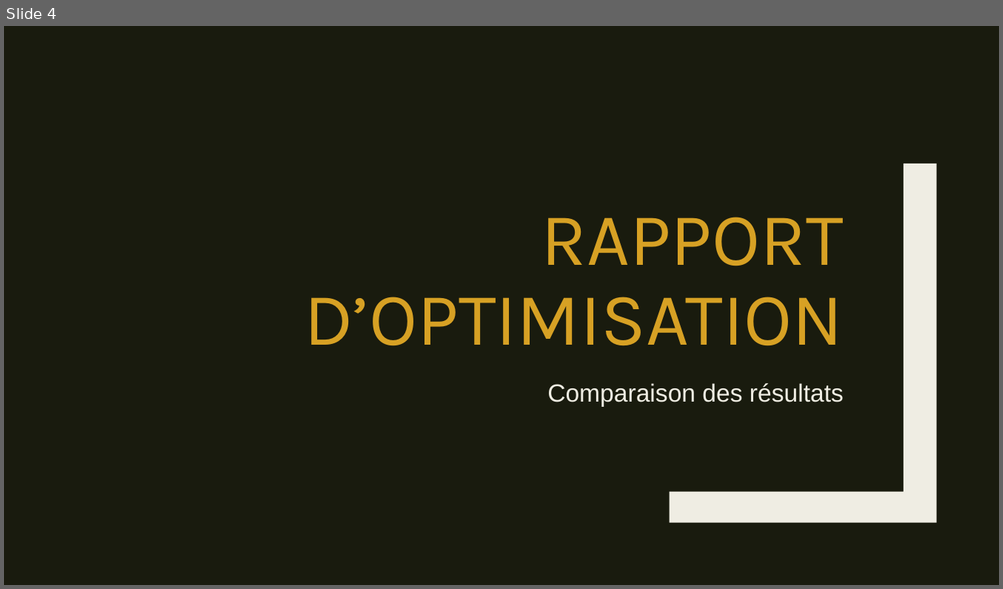
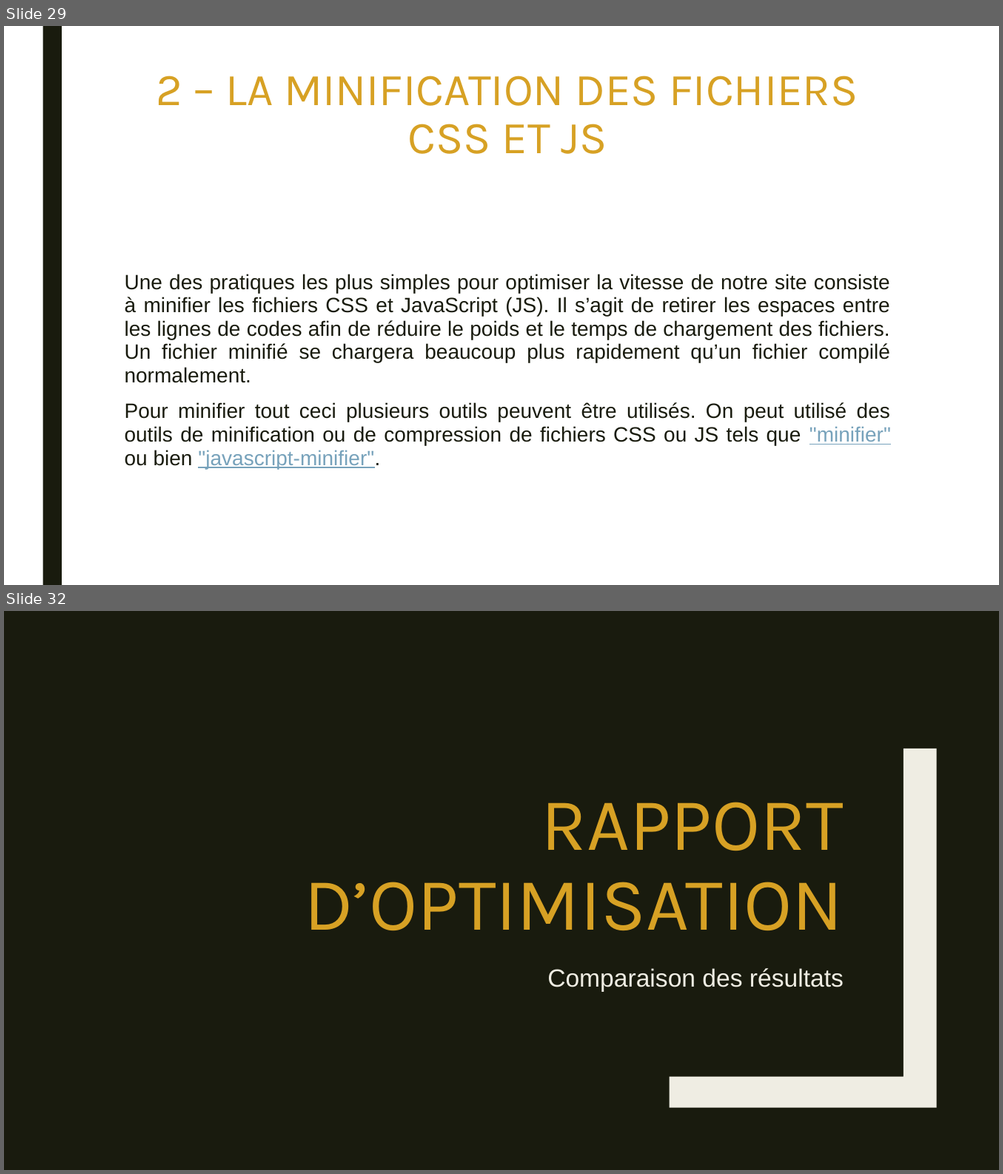
Before and after one commit to Amine-Be/Projet-4, a slide deck: P4_02_Recommandations.pptx. Shown one above the other, each under a label of ours: slide 4 before the commit, slides 29 and 32 after it; the slides between them are not shown. The pictures are 1003x589 and 1003x1174 pixels, drawn with LibreOffice and Linux fonts; fonts in the diff are those of the drawing. Boxes give left, top, right and bottom in pixels: in the first picture for what was removed or moved away, otherwise in the second. Text is boxed around its words. In the diff, an @@ line names an element or a change of style, - is before the commit and + after.

```diff
--- a/P4_02_Recommandations.pptx
+++ b/P4_02_Recommandations.pptx
@@ slide 29 added at <box>4,26,999,585</box>, background #FFFFFF @@
@@ rectangle added at <box>42,26,62,585</box>, fill #191B0E @@
@@ title added at <box>156,76,858,154</box>, 44 pt, text #D7A124 @@
+2 – LA MINIFICATION DES FICHIERS CSS ET JS
@@ text added at <box>125,274,891,469</box>, 20 pt, text #191B0E @@
+Une des pratiques les plus simples pour optimiser la vitesse de notre site consiste à minifier les fichiers CSS et JavaScript (JS). Il s’agit de retirer les espaces entre les lignes de codes afin de réduire le poids et le temps de chargement des fichiers. Un fichier minifié se chargera beaucoup plus rapidement qu’un fichier compilé normalement.
+Pour minifier tout ceci plusieurs outils peuvent être utilisés. On peut utilisé des outils de minification ou de compression de fichiers CSS ou JS tels que "minifier" ou bien "javascript-minifier".
@@ what was slide 4 is now slide 32 @@
```
Also in this commit, not shown: 1 slide changed, 27 other slides added.
